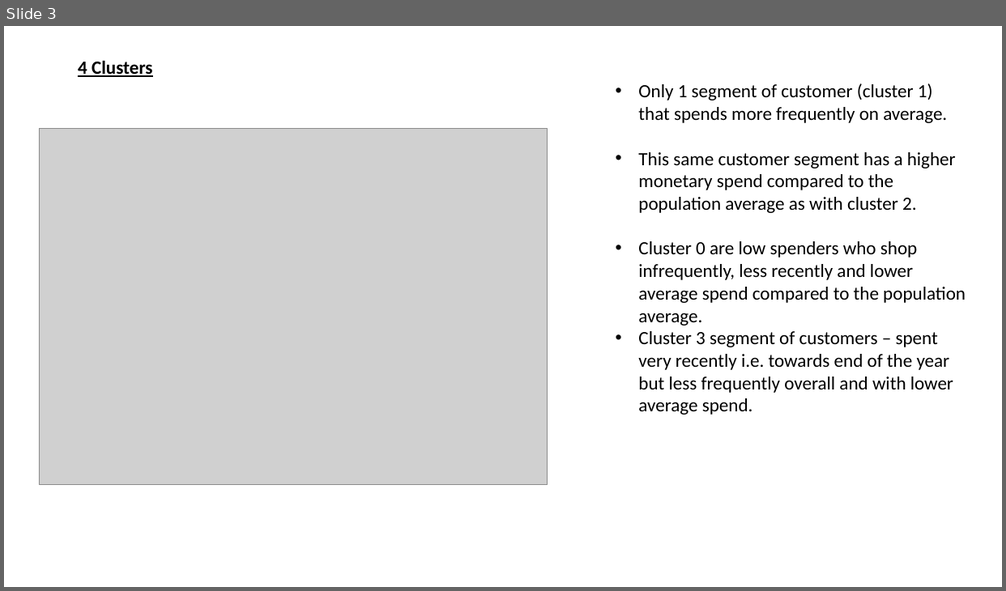
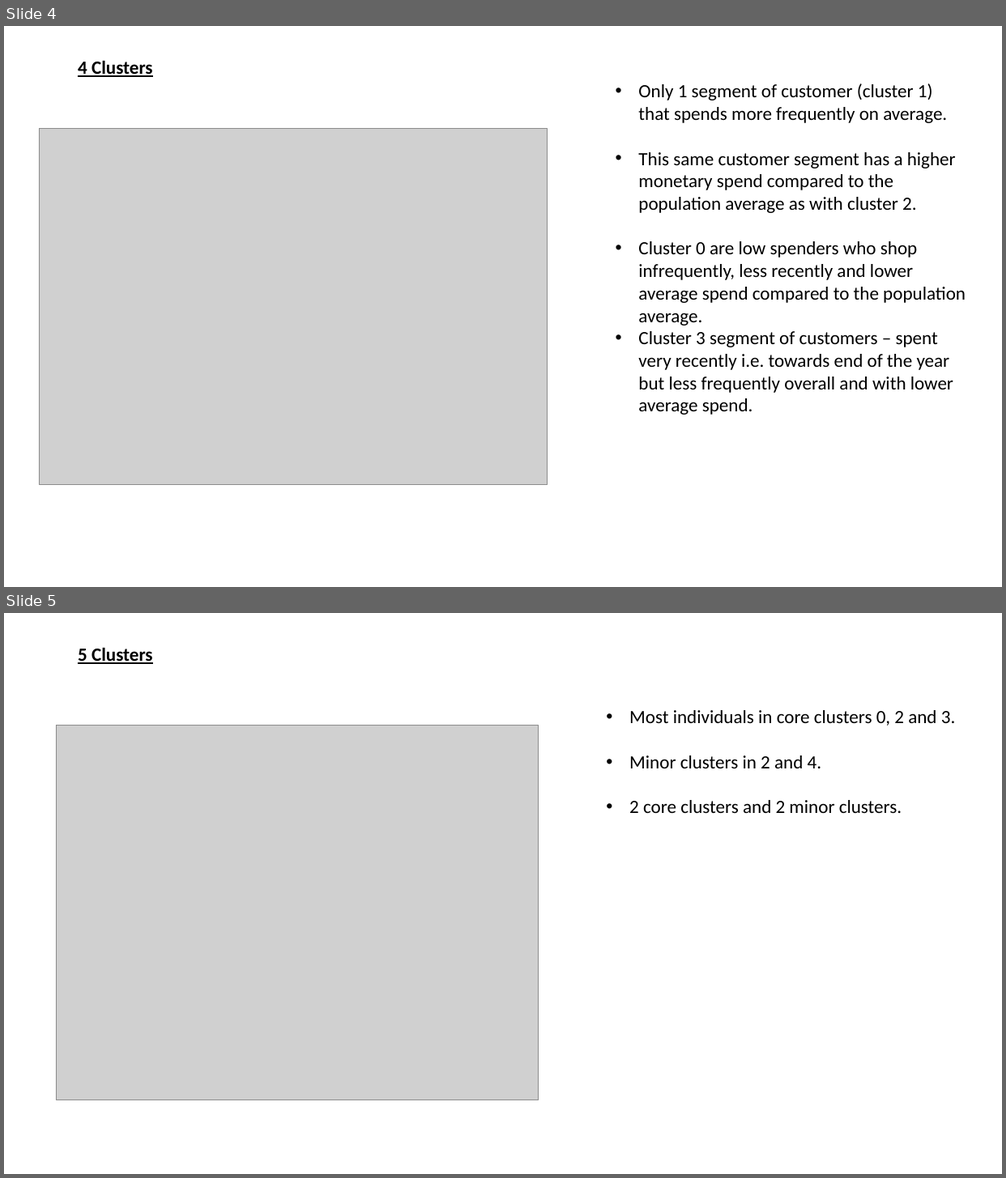
Before and after one commit to UoB-DSMP-2023-24/dsmp-2024-group-38, a slide deck: RFM Analysis of Results.pptx. Shown one above the other, each under a label of ours: slide 3 before the commit, slides 4 and 5 after it. The pictures are 1006x591 and 1006x1178 pixels, drawn with LibreOffice and Linux fonts; fonts in the diff are those of the drawing; grey boxes stand for pictures. Boxes give left, top, right and bottom in pixels: in the first picture for what was removed or moved away, otherwise in the second. Text is boxed around its words. In the diff, an @@ line names an element or a change of style, - is before the commit and + after.

Commit message:
Added more analysis for 5 clusters data

```diff
--- a/RFM Analysis of Results.pptx
+++ b/RFM Analysis of Results.pptx
@@ slide 5 added at box(4, 613, 1002, 1174), background #FFFFFF @@
@@ text added at box(78, 647, 153, 664), 18 pt, text #000000, bold, underline @@
+5 Clusters
@@ picture added at box(57, 726, 539, 1101) @@
@@ text added at box(629, 710, 956, 813), 18 pt, text #000000 @@
+• Most individuals in core clusters 0, 2 and 3.
+• Minor clusters in 2 and 4.
+• 2 core clusters and 2 minor clusters.
@@ what was slide 3 is now slide 4 @@
```
Also in this commit, not shown: 2 slides changed, 4 other slides added, 1 slide removed, 1 other file.
